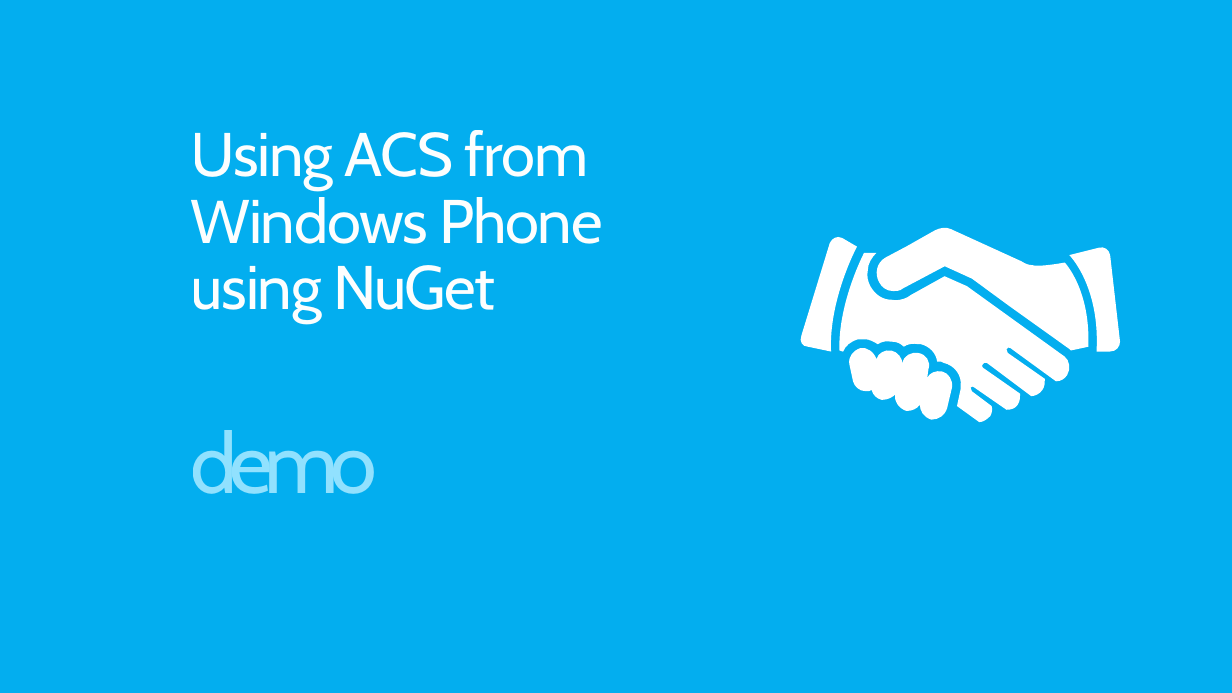
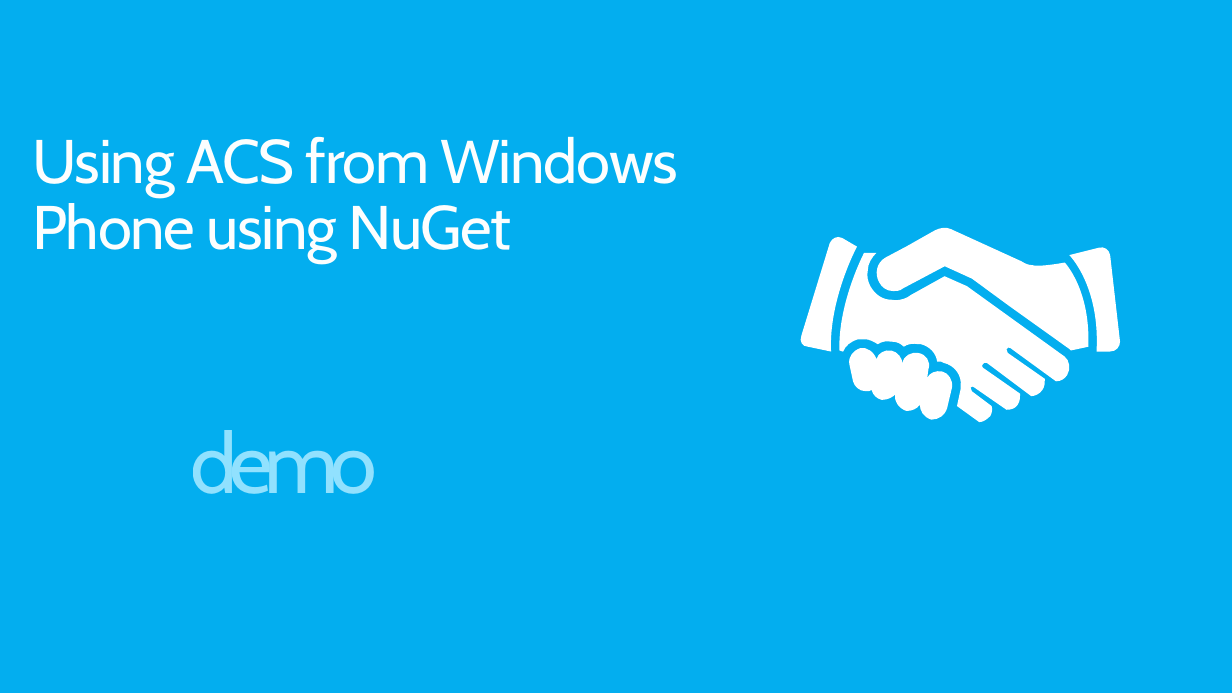
Before and after one commit to mwasham/WATK-Presentations, a slide deck: slide 18 of BuildingDeviceAndCloudApplications/BuildingDeviceAndCloudApplications.pptx. Drawn at 1232x693 pixels with LibreOffice and Linux fonts; fonts in the diff are those of the drawing. Boxes give left, top, right and bottom in pixels: in the first picture for what was removed or moved away, otherwise in the second. Text is boxed around its words. In the diff, an @@ line names an element or a change of style, - is before the commit and + after.

```diff
--- a/BuildingDeviceAndCloudApplications/BuildingDeviceAndCloudApplications.pptx
+++ b/BuildingDeviceAndCloudApplications/BuildingDeviceAndCloudApplications.pptx
@@ title "Using ACS from Windows Phone ..." rewrapped from bbox=[191, 130, 603, 323] to bbox=[32, 136, 678, 263] @@
```
Also in this commit, not shown: 5 other slides changed, 1 other file.
